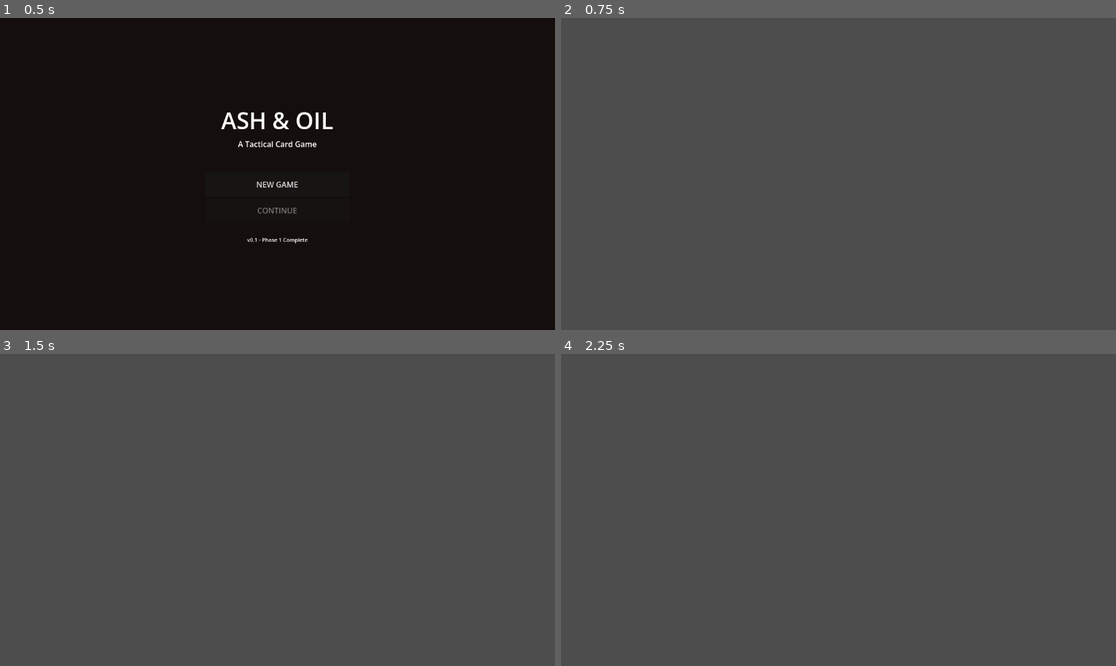
Above: before the commit, frames 1-4 (two rows, left to right).
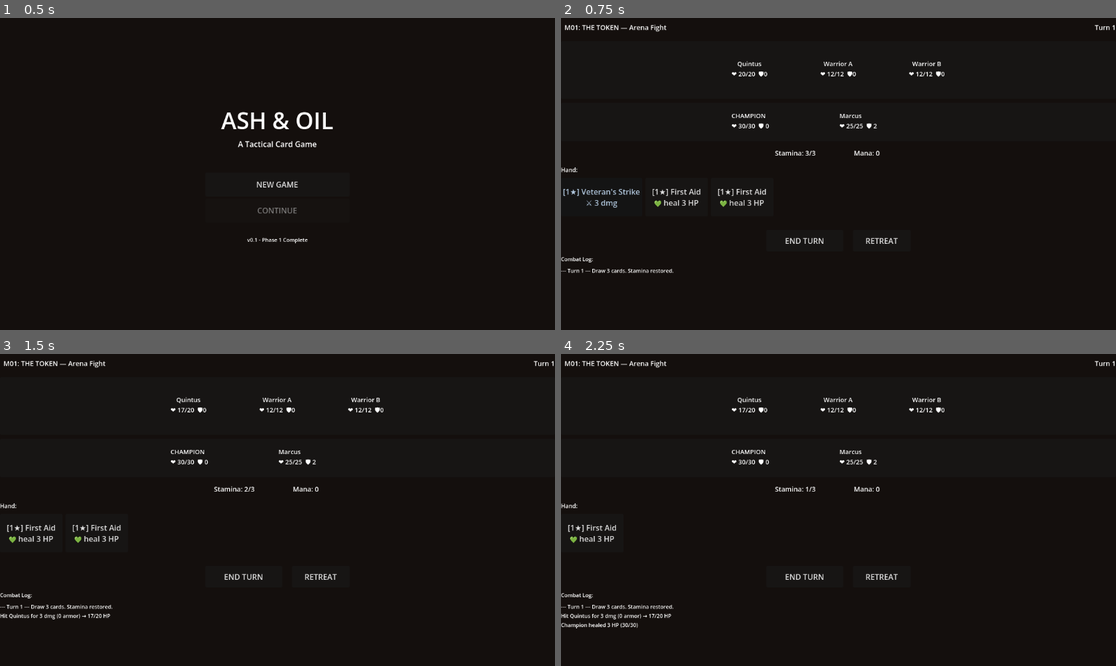
Above: after the commit, the same moments.

Repository: StoveGodCooks/ash-oil
Game: Godot game, scene res://scenes/Main.tscn
Two runs of this game, one before a commit and one after it. Both use one fixed random seed, a clock stepped at 60 frames per second and the inputs below.
Inputs (mouse positions are in pixels of both pictures, inside the frame that each line leads up to):
- Up to frame 1 (0.5 s): no input
- Up to frame 2 (0.75 s): click "NEW GAME" at 0.5 s
- Up to frame 3 (1.5 s): click (38, 531) at 1.25 s, where only the run after the commit has a clickable "[1★] Veteran's Strike ⚔ 3 dmg"
- Up to frame 4 (2.25 s): click (594, 531) at 2 s, where only the run after the commit has a clickable "[1★] First Aid 💚 heal 3 HP"

Frame 1 is identical in both runs. In frame 2, 100% of the frame differs, in the area x 0-100%, y 0-100%; in frame 3, 100%; in frame 4, 100%.
Error before the commit: Parse Error: Cannot find member "AUTOWRAP_WORD_ARBITRARY" in base "TextServer". (res://scripts/ui/CombatUI.gd:200)

Commit message:
Add GitHub-to-Godot sync workflow guide

Diff:
--- a/scripts/ui/CombatUI.gd
+++ b/scripts/ui/CombatUI.gd
@@ -197,7 +197,7 @@
 	log_label = Label.new()
 	log_label.text = "Combat begins..."
 	log_label.add_theme_font_size_override("font_size", 11)
-	log_label.autowrap_mode = TextServer.AUTOWRAP_WORD_ARBITRARY
+	log_label.autowrap_mode = TextServer.AUTOWRAP_WORD
 	log_label.custom_minimum_size = Vector2(0, 60)
 	main_vbox.add_child(log_label)
 
Not shown, added: docs/environment_check.md
Not shown, added: docs/git_godot_sync_workflow.md
